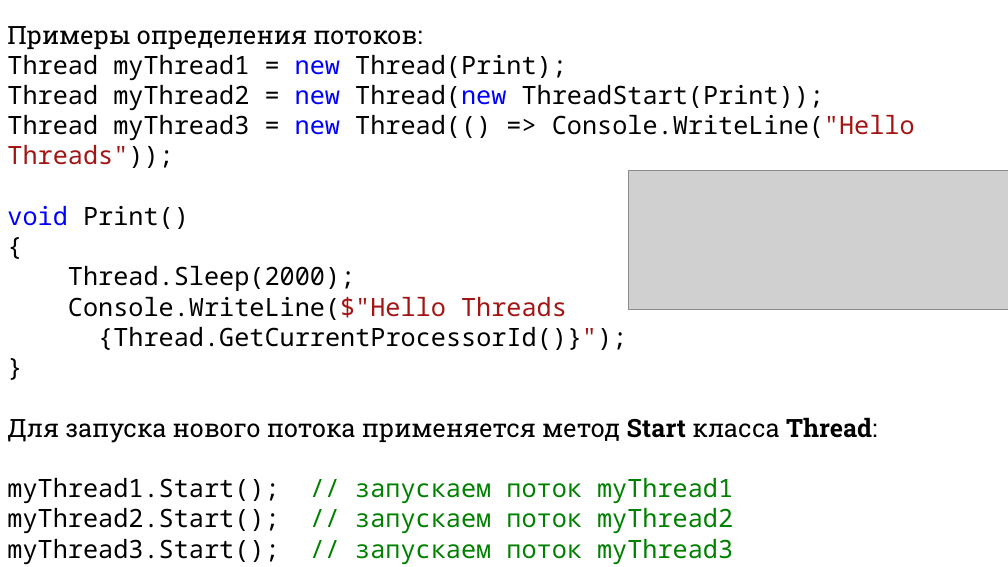
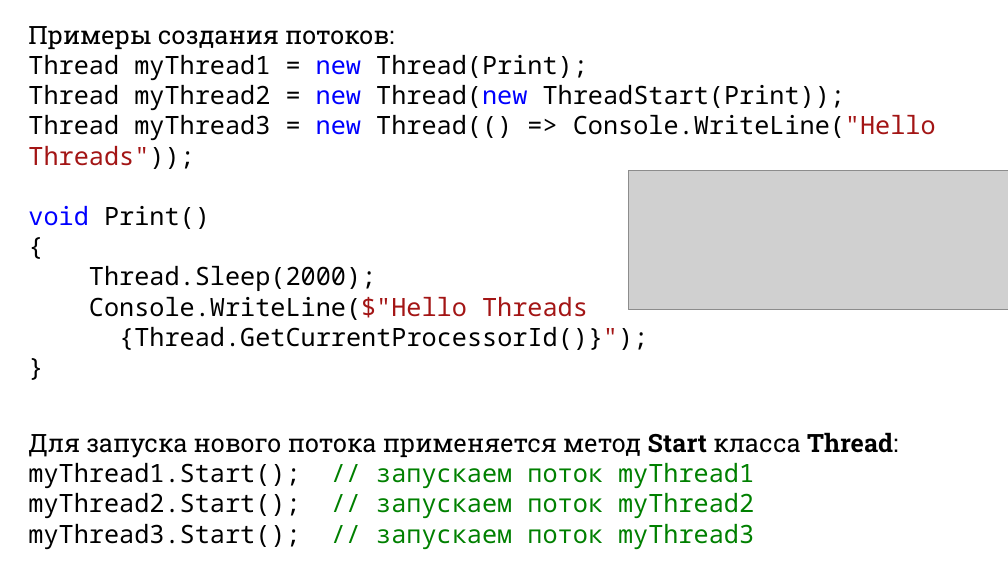
Before and after one commit to DaniilKlyukin/ITiP-3, a slide deck: slide 11 of Лекции/ИТиП 3 лек 5.pptx (slide 10 before the commit). Drawn at 1008x567 pixels with LibreOffice and Linux fonts; fonts in the diff are those of the drawing; grey boxes stand for pictures. Boxes give left, top, right and bottom in pixels: in the first picture for what was removed or moved away, otherwise in the second. Text is boxed around its words. In the diff, an @@ line names an element or a change of style, - is before the commit and + after.

```diff
--- a/Лекции/ИТиП 3 лек 5.pptx
+++ b/Лекции/ИТиП 3 лек 5.pptx
@@ text "Примеры создания потоков:": place and size @@
-text "Примеры создания потоков:" at bbox=[7, 26, 915, 564]
+text "Примеры создания потоков:" at bbox=[28, 26, 936, 549]
@@ text at bbox=[28, 26, 394, 49]: text changed @@
-Примеры определения потоков:
+Примеры создания потоков:
@@ text at bbox=[28, 432, 898, 458]: alignment left to justified; line spacing 1 to 1.5 @@
```
Also in this commit, not shown: 15 other slides changed, 23 slides added, 8 slides removed.
